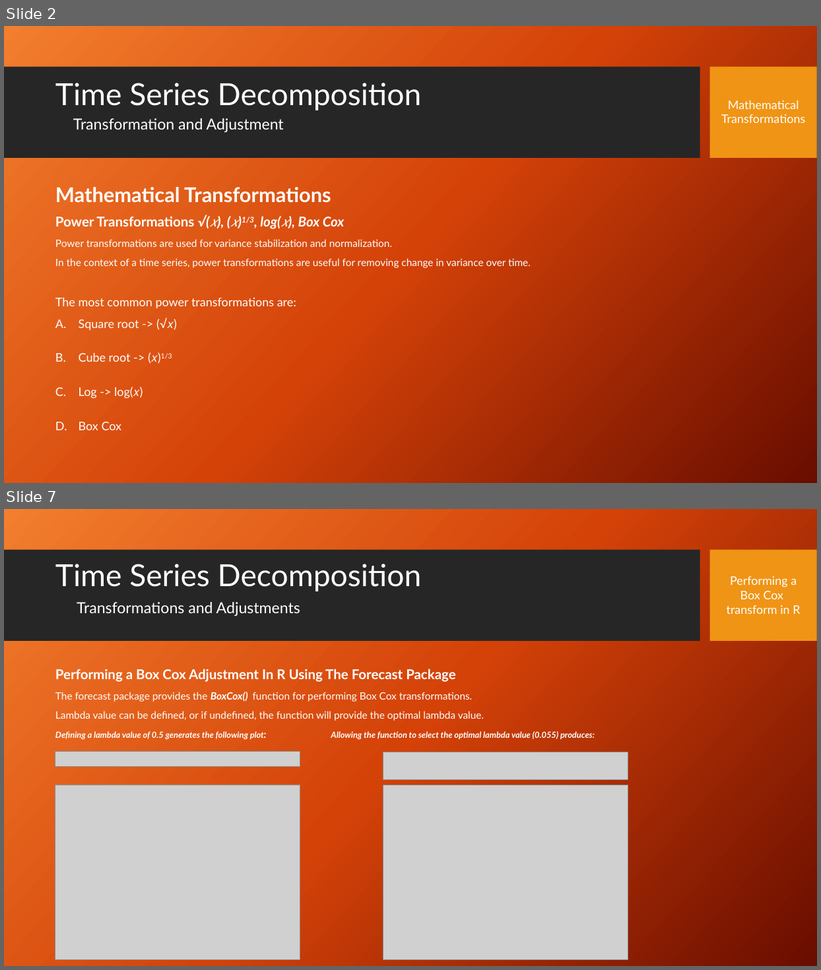
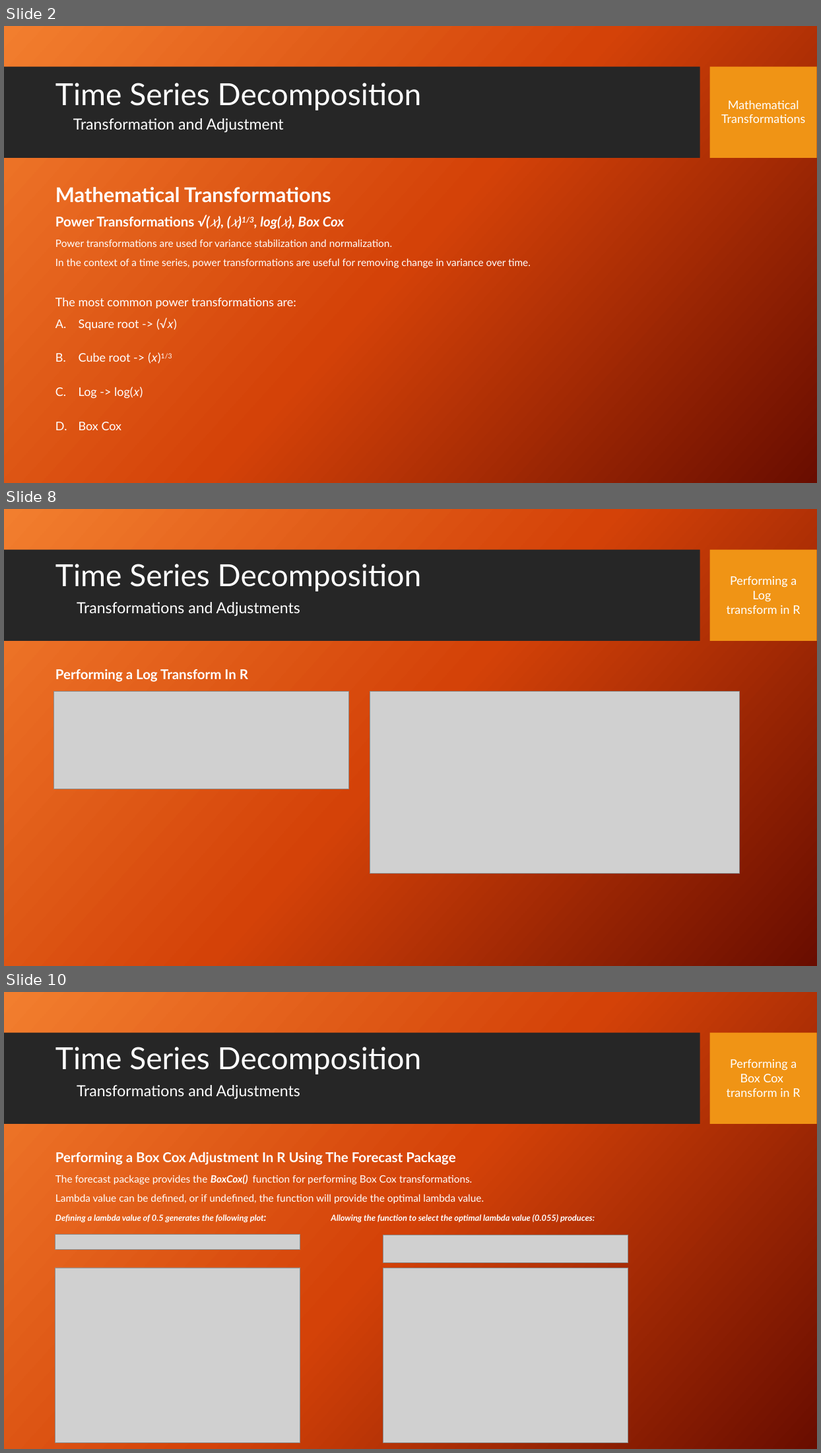
Before and after one commit to stephen-haslett/data-624, a slide deck: Data624TimeSeriesDecompPresentation.pptx. Shown one above the other, each under a label of ours: slides 2 and 7 before the commit, slides 2, 8 and 10 after it; the slides between them are not shown. The pictures are 821x970 and 821x1453 pixels, drawn with LibreOffice and Linux fonts; fonts in the diff are those of the drawing; grey boxes stand for pictures; background and template pictures are left out. Boxes give left, top, right and bottom in pixels: in the first picture for what was removed or moved away, otherwise in the second. Text is boxed around its words. In the diff, an @@ line names an element or a change of style, - is before the commit and + after.

Commit message:
Finishing transformations section

```diff
--- a/Data624TimeSeriesDecompPresentation.pptx
+++ b/Data624TimeSeriesDecompPresentation.pptx
@@ slide 8 added at (4,509,817,966), background picture (left out); not listed: 2 template elements that a slide beside it also shows @@
@@ title added at (55,564,422,591), 36 pt, text #FFFFFF @@
+Time Series Decomposition
@@ text added at (727,576,800,614), 14 pt, text #FFFFFF @@
+Performing a
+Log
+transform in R
@@ text added at (77,602,300,616), 18 pt, text #FFFFFF @@
+Transformations and Adjustments
@@ text added at (55,669,248,682), 16 pt, text #FFFFFF, bold @@
+Performing a Log Transform In R
@@ picture added at (54,692,349,789) @@
@@ picture added at (370,692,740,874) @@
@@ what was slide 7 is now slide 10 @@
```
Also in this commit, not shown: 6 slides changed, 2 other slides added.
